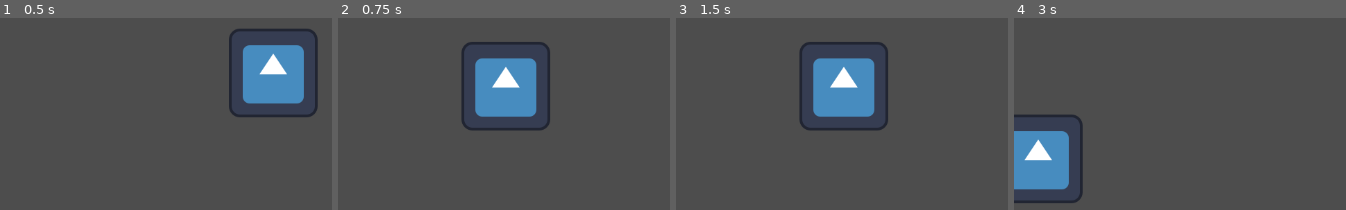
Above: before the commit, frames 1-4 (left to right).
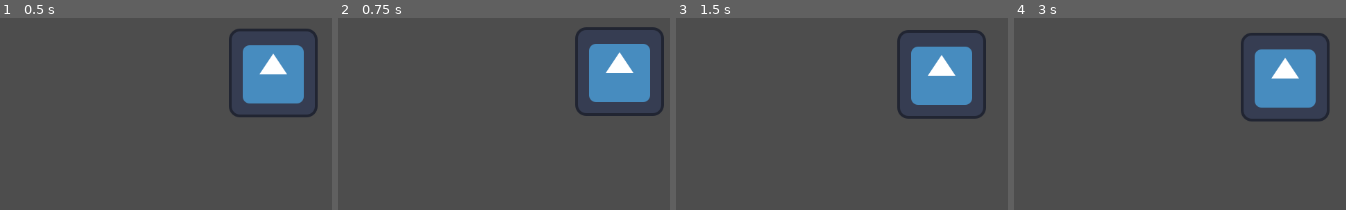
Above: after the commit, the same moments.

Repository: brualdasil2/game-jam-plus-2023
Game: Godot game, scene res://Scope.tscn
Two runs of this game, one before a commit and one after it. Both use one fixed random seed, a clock stepped at 60 frames per second and the inputs below. The engine's default icon, where the game draws it, is replaced by a stand-in: a white triangle on a blue panel in a dark square.
Inputs (mouse positions are in pixels of both pictures, inside the frame that each line leads up to):
- Up to frame 1 (0.5 s): no input
- Up to frame 2 (0.75 s): tap Enter at 0.5 s; move the mouse to (outside the picture) at 0.52 s
- Up to frame 3 (1.5 s): tap Space at 1.25 s; move the mouse to (915, 162) at 1.27 s
- Up to frame 4 (3 s): tap Enter at 2 s; move the mouse to (outside the picture) at 2.02 s; tap Space at 2.75 s; move the mouse to (outside the picture) at 2.77 s

Frame 1 is identical in both runs. In frame 2, 14% of the frame differs, in the area x 37-99%, y 4-59%; in frame 3, 14%, in the area x 37-94%, y 6-59%; in frame 4, 13%.

Commit message:
quase com a bola

Diff:
--- a/Scope.gd
+++ b/Scope.gd
@@ -1,26 +1,36 @@
 extends Node2D
 
-@export var MOUSE_SPEED = 1
+@export var MOUSE_SPEED = 3
 @onready var marker = $Marker2D
-var teleported_mouse : bool = false
+var prev_mouse_pos : Vector2 = Vector2.ZERO
 
 # Called when the node enters the scene tree for the first time.
 func _ready():
-	Input.mouse_mode = Input.MOUSE_MODE_CONFINED
+	#Input.mouse_mode = Input.MOUSE_MODE_CONFINED
+	Input.warp_mouse(get_viewport_rect().size/2)
+	prev_mouse_pos = get_global_mouse_position()
 
 
 # Called every frame. 'delta' is the elapsed time since the previous frame.
-func _process(delta):
-	pass
+func _physics_process(delta):
+	var mouse_pos : Vector2 = get_global_mouse_position()
+	print_debug("MPOS: " + str(mouse_pos))
+	var velocity : Vector2 = prev_mouse_pos - mouse_pos
+	print_debug(velocity)
+	marker.global_position += velocity * delta * MOUSE_SPEED
+	prev_mouse_pos = mouse_pos
 
 func _input(event):
+	return
 	if event is InputEventMouseMotion:
-		if teleported_mouse:
-			teleported_mouse = false
-			return
 		var velocity : Vector2 = event.velocity
 		velocity = velocity / 100
 		print_debug(velocity)
 		marker.global_position += velocity * MOUSE_SPEED
 		Input.warp_mouse(get_viewport_rect().size/2)
-		teleported_mouse = true
+
+
+
+func _on_mouse_cage_mouse_shape_exited(shape_idx):
+	prev_mouse_pos = get_viewport_rect().size/2
+	Input.warp_mouse(get_viewport_rect().size/2)
--- a/Scope.tscn
+++ b/Scope.tscn
@@ -1,8 +1,11 @@
-[gd_scene load_steps=4 format=3 uid="uid://cunalwip4q4yv"]
+[gd_scene load_steps=5 format=3 uid="uid://cunalwip4q4yv"]
 
 [ext_resource type="Script" path="res://Scope.gd" id="1_7e5f4"]
 [ext_resource type="Script" path="res://Marker2D.gd" id="2_a512n"]
 [ext_resource type="Texture2D" uid="uid://cgk4wyod8i0bw" path="res://icon.svg" id="2_pupr4"]
+
+[sub_resource type="CircleShape2D" id="CircleShape2D_8osvs"]
+radius = 209.067
 
 [node name="Scope" type="Node2D"]
 script = ExtResource("1_7e5f4")
@@ -16,3 +19,11 @@
 [node name="Icon" type="Sprite2D" parent="."]
 position = Vector2(388, 227)
 texture = ExtResource("2_pupr4")
+
+[node name="MouseCage" type="Area2D" parent="."]
+
+[node name="CollisionShape2D" type="CollisionShape2D" parent="MouseCage"]
+position = Vector2(568, 323)
+shape = SubResource("CircleShape2D_8osvs")
+
+[connection signal="mouse_shape_exited" from="MouseCage" to="." method="_on_mouse_cage_mouse_shape_exited"]
